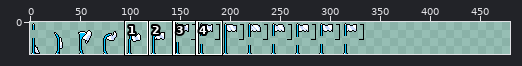
File history of a sprite sheet, res/image/respawn.png. Above: a wide view before the commit, with the close-up outlined.
Close-up. Before the edit:
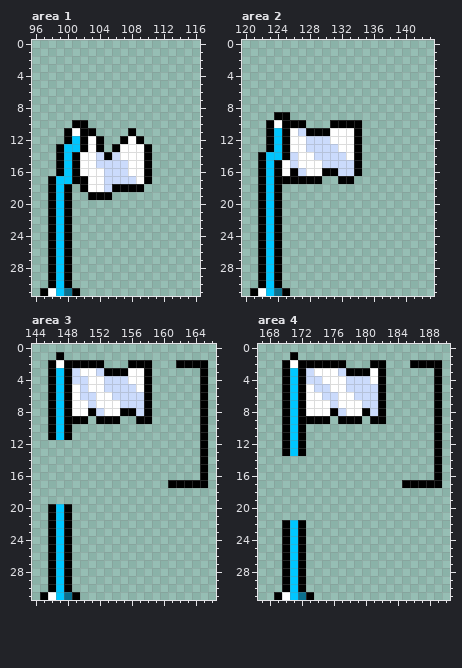
The file is 336x32 pixels. Shown: area 1: x 96..116, y 0..31; area 2: x 120..143, y 0..31; area 3: x 144..166, y 0..31; area 4: x 167..190, y 0..31. The old version is drawn lined up with the new one, on the new canvas. The commit also changed other parts of the picture, which this record leaves out.
The result:
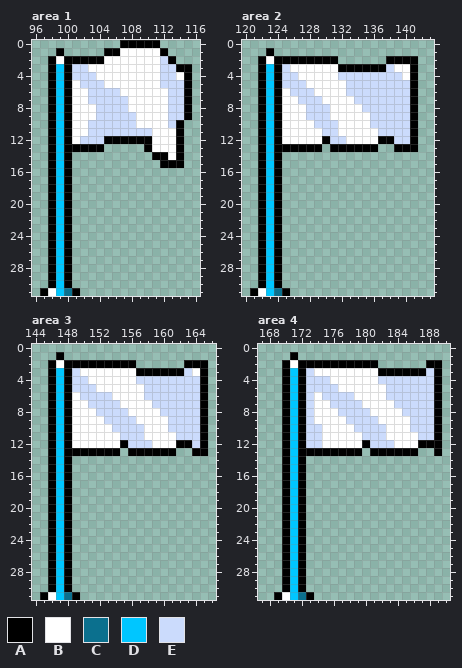
Palette (. is transparent): A #000000  B #ffffff  C #0b708e  D #00c6ff  E #cbdbfc
The edit:
canvas 336x32 -> 480x32
Changed rows in their new state; - is an unchanged pixel.
Area 1:
first column x 98:
 0 ---------AAAAA----
 1 -A-----AABBBBBA---
 2 ABAAAAABBBBBBBEA--
 3 ADAEEBBBBBBBBBEEAA
 4 ADAEEEBBBBBBBBEEBA
 5 ADABEEEBBBBBBBEEEA
 6 ADABBEEEEBBBBBBEEA
 7 ADABBEEEEEBBBBBEEA
 8 ADABBBEEEEBBBBBEEA
 9 ADABBBEEEEEBBBBEEA
10 ADABBEEEEEEBBBBEA-
11 AD--BEEEEEEEEBBBA-
12 AD-BEEEAA-A-ABBBA-
13 ADAA-A--....-BBBA-
14 ADA..........AABA-
15 ADA..........-AAA-
16 ADA..........-----
17 --A..........-----
18 ----........------
19 -----...----------
Area 2:
first column x 122:
 1 -A------------------
 2 ABAAAAAAAA------AAAA
 3 ADAEBBBBBBAAAAAAEBBA
 4 ADAEEBBBBBEEEEEEEEBA
 5 ADAEEEBBBBBEEEEEEEEA
 6 ADABEEEBBBBEEEEEEEEA
 7 ADABBEEEBBBBEEEEEEEA
 8 ADABBBEEEBBBBEEEEEEA
 9 AD-BBBEEEBBBBBEEEEEA
10 ADABBBBEEEBBBBEEEEEA
11 ADAB-BBBEE--BBBEEEEA
12 ADAB--BBAEE-BBBAAEEA
13 ADA-AAAA.AAA-AA--AAA
14 --A..........-------
15 ---..........-------
16 ---..........-------
17 ---.....--..--------
Area 3:
first column x 146:
 2 -------AAA-..---.---
 3 ------BBBB-A-AAAAEB-
 4 -------BBB-EEEEEEEE-
 5 ---E-E-BBBB-EEEEEEE-
 6 ------EEBBBBEEEEEEE-
 7 ------EEEBBBBEEEEEE-
 8 -----B-EEEBBBBEEEEE-
 9 ---BBBBEEEEBBBBEEEE-
10 ---BBBBBEEEEBBBEEEE-
11 ---BBBBBBEEEBBBBEEE-
12 ADABBBBBBAEEEBBBAAE-
13 ADAAAAAAA-AAAAAA--A-
14 ADA----------------.
15 ADA----------------.
16 ADA----------------.
17 ADA------------.....
18 ADA-----------------
19 ADA-----------------
Area 4:
first column x 170:
 2 --------AAA-.---..--
 3 -------BBBB--AAAAAE-
 4 -----E--BBB-EEEEEEE-
 5 ---E--E-BBBBBEEEEEE-
 6 ---E---EEBBBBEEEEEE-
 7 ---E---EEEBBBBEEEEE-
 8 ---E--B-EEEBBBBEEEE-
 9 ---EBBBBEEEEBBBBEEE-
10 ---EEBBBBEEEEBBBEEE-
11 ---EEBBBBBEEEBBBBEE-
12 ---EEBBBBBAEEEBBBAA-
13 ---AAAAAAA-AAAAAA---
14 ADA----------------.
15 ADA----------------.
16 ADA----------------.
17 ADA------------.....
18 ADA-----------------
19 ADA-----------------
20 ADA-----------------
21 ADA-----------------
